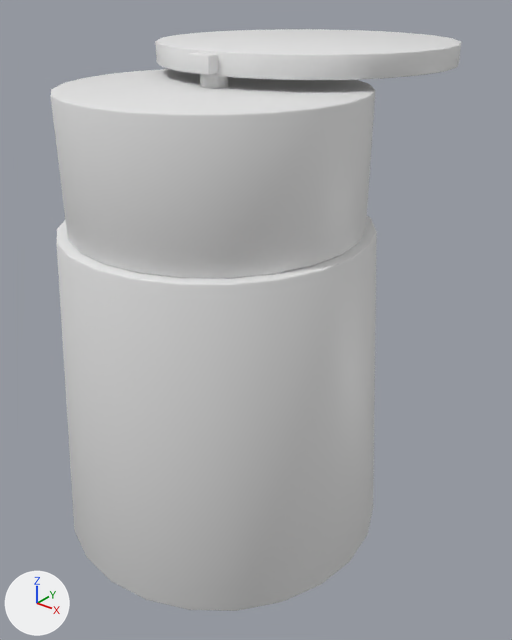
The glTF model assets/models/soviet/SM_IVO1M_CloudMeter.glb, before and after one commit.
Camera for both pictures: a camera (50 mm lens) standing at (0.87, -0.97, 1.074) and looking at (0.019, 0.094, 0.414). The lights are fixed; the arrows at lower left show +X, +Y and +Z. The older version comes first. Where no turn or scale is listed for an object, it has been applied to the vertices.

Script lines for the objects in view, before the commit:
```python
mat_m_grey_enamel = principled_material('M_Grey_Enamel')
mat_m_grey_enamel.base_color = (0.8, 0.8, 0.8)  # white #e7e7e7
me_cover_protective_lid_mesh = bpy.data.meshes.new('Cover_Protective_Lid_Mesh')
me_cover_protective_lid_mesh.from_pydata(...)  # 200 vertices, 392 faces; spans x -0.3..0.3, y -0.32..0.3, z 0.0..0.04
me_cover_protective_lid_mesh.materials.append(mat_m_grey_enamel)  # white #e7e7e7
me_sm_ivo1m_cloudmeter_mesh = bpy.data.meshes.new('SM_IVO1M_CloudMeter_Mesh')
me_sm_ivo1m_cloudmeter_mesh.from_pydata(...)  # 408 vertices, 804 faces; spans x -0.34..0.34, y -0.34..0.34, z 0.0..0.9
me_sm_ivo1m_cloudmeter_mesh.materials.append(mat_m_grey_enamel)  # white #e7e7e7
ob_cover_protective_lid = bpy.data.objects.new('Cover_Protective_Lid', me_cover_protective_lid_mesh)
ob_cover_protective_lid.location = (0.0, 0.28, 0.92)
ob_sm_ivo1m_cloudmeter = bpy.data.objects.new('SM_IVO1M_CloudMeter', me_sm_ivo1m_cloudmeter_mesh)
ob_sm_ivo1m_cloudmeter.location = (0.0, 0.0, 0.0)
```
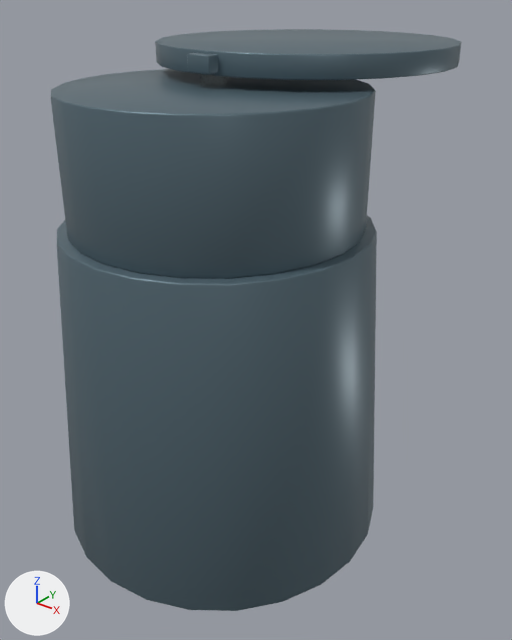
Edits to the bpy script that builds the scene:
```text
Change mat_m_grey_enamel:
    mat_m_grey_enamel.base_color: (0.8, 0.8, 0.8) -> (0.101, 0.157, 0.19)  # white #e7e7e7 -> dark blue #596e79
```

Changed parts and their boxes (x1, y1, x2, y2) in the pictures (512 x 640 px):
'SM_IVO1M_CloudMeter', recoloured (white to dark blue)
    both: (51, 69, 377, 611)
'Cover_Protective_Lid', recoloured (darker)
    both: (155, 29, 461, 80)
